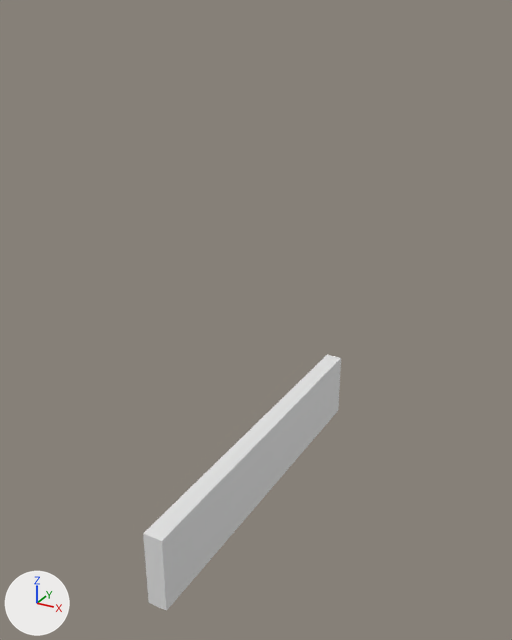
The Blender file blender/fingertip_v2/fingertip-longtip.blend, before and after one commit.
The view is the same before and after, from a 50 mm lens placed at (0.0646, -0.1464, 0.115), pointed at (-0.0117, -0.0075, 0.0456). The lights are fixed; the arrows at lower left show +X, +Y and +Z. The same objects are shown in both versions, whatever each file hides.

The first picture shows 'beam'.
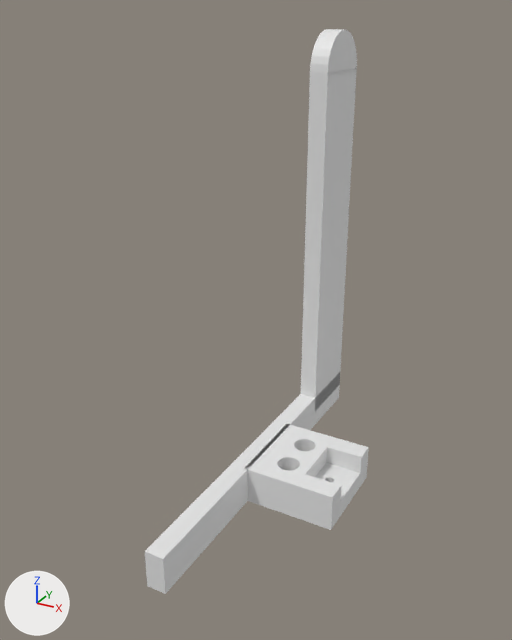
What differs and where, as boxes [x1, y1, x2, y2] in the pictures (512 x 640 px):
```json
{"object": "beam", "change": "rescaled", "before": [143, 355, 341, 611], "after": [145, 373, 340, 594], "on screen": "14% shorter"}
{"object": "beam.002", "change": "added", "after": [301, 68, 357, 411]}
{"object": "Cube.005", "change": "added", "after": [244, 424, 369, 530]}
{"object": "Cylinder", "change": "added", "after": [310, 29, 357, 79]}
```

Edits to the scene script, one JSON object a line:
```json
{"op": "add", "block": "me_cube_019", "code": ["me_cube_019 = bpy.data.meshes.new('Cube.019')", "me_cube_019.from_pydata(...)  # 208 vertices, 112 faces; spans x -0.01..0.01, y -0.01..0.01, z -0.01..0.01"]}
{"op": "set", "path": "ob_beam.scale", "old": "(0.0025, 0.05, 0.01)", "new": "(0.0025, 0.05, 0.005)"}
{"op": "add", "block": "ob_cube_005", "code": ["ob_cube_005 = bpy.data.objects.new('Cube.005', me_cube_019)", "ob_cube_005.location = (0.0, 0.0, 0.0)", "ob_cube_005.scale = (1.25, 1.25, 0.5)"]}
{"op": "add", "block": "ob_beam_002", "code": ["ob_beam_002 = bpy.data.objects.new('beam.002', me_cube_009.copy())  # the mesh of ob_beam", "ob_beam_002.location = (-0.014, 0.04, 0.05)", "ob_beam_002.scale = (0.0025, 0.01, 0.05)"]}
{"op": "add", "block": "ob_cylinder", "code": ["ob_cylinder = bpy.data.objects.new('Cylinder', me_cylinder_003.copy())  # the mesh of ob_hole_a_001", "ob_cylinder.location = (-0.014, 0.04, 0.1)", "ob_cylinder.rotation_euler = (0.0, 1.571, 0.0)  # degrees (0, 90, 0)", "ob_cylinder.scale = (1.0, 1.0, 0.25)"]}
```
